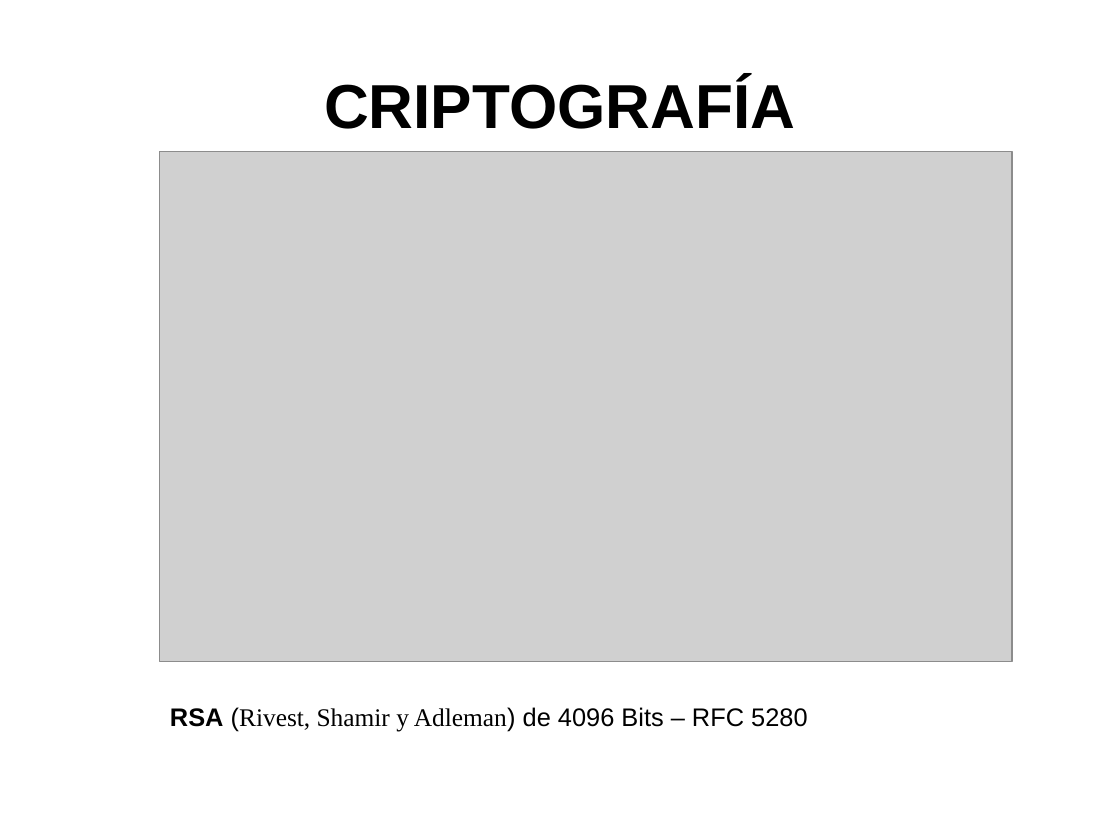
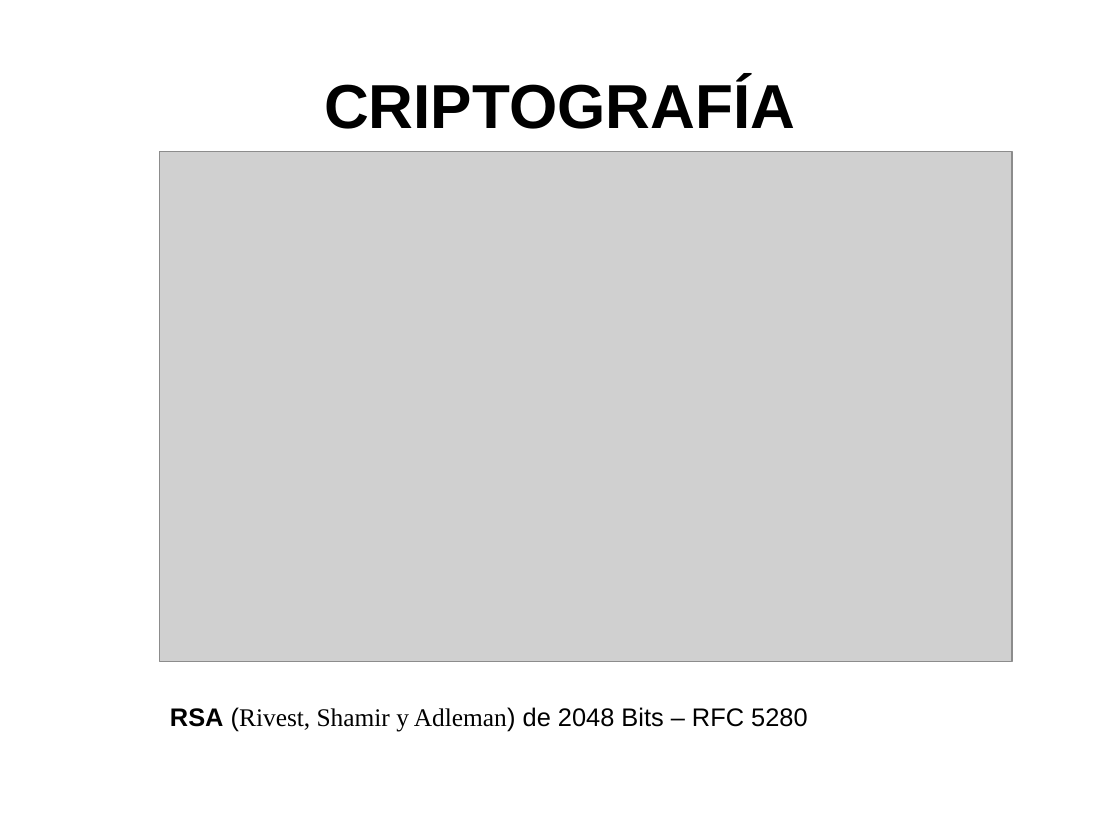
Before and after one commit to artmint/proyectoG, a slide deck: slide 16 of PRESENTACION - PROYECTO.odp. Drawn at 1120x840 pixels with LibreOffice and Linux fonts; fonts in the diff are those of the drawing; grey boxes stand for pictures. Boxes give left, top, right and bottom in pixels: in the first picture for what was removed or moved away, otherwise in the second. Text is boxed around its words. In the diff, an @@ line names an element or a change of style, - is before the commit and + after.

```diff
--- a/PRESENTACION - PROYECTO.odp
+++ b/PRESENTACION - PROYECTO.odp
@@ text at (170,707,807,732): text changed @@
-RSA (Rivest, Shamir y Adleman) de 4096 Bits – RFC 5280
+RSA (Rivest, Shamir y Adleman) de 2048 Bits – RFC 5280
```
Also in this commit, not shown: 5 other slides changed, 16 slides added, 2 slides removed, 21 other files.
